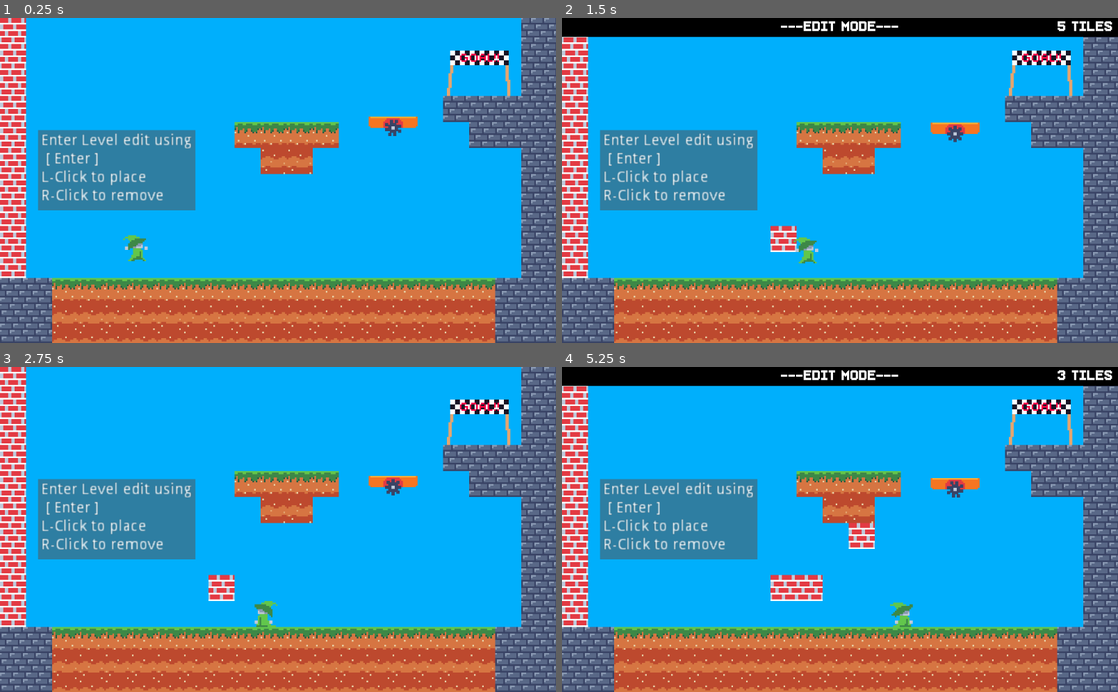
Above: before the commit, frames 1-4 (two rows, left to right).
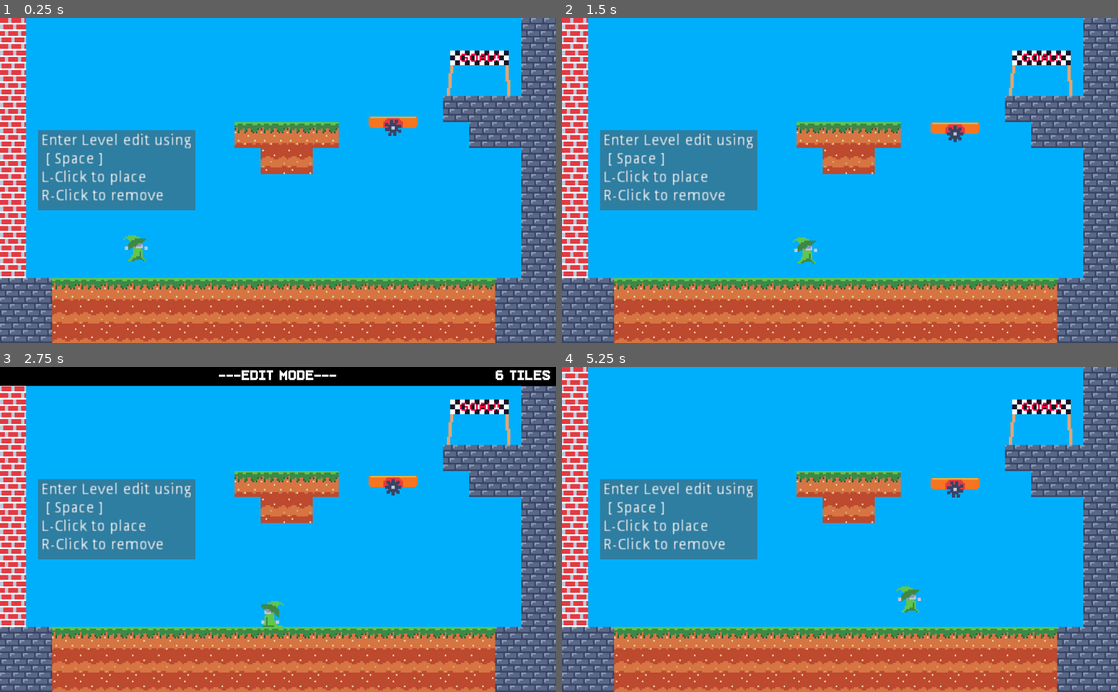
Above: after the commit, the same moments.

Repository: error-27/gmtk2023
Game: Godot game, scene res://scenes/level/LevelPack/Demo2.tscn
Same seed, same stepped clock (60 frames per second), same inputs: the game is played once before the commit and once after it. This scene is started directly instead of the project's main scene.
Inputs (mouse positions are in pixels of both pictures, inside the frame that each line leads up to):
- Up to frame 1 (0.25 s): no input
- Up to frame 2 (1.5 s): tap Enter (ui_accept) at 0.5, 0.6, 1.25 s; move the mouse to (956, 128) at 0.52 s; hold D (Right) from 0.53 s (still down); click (956, 128) at 0.67 s; tap W (Jump) at 0.77 s; tap Space (EditMode, bound only after the commit) at 0.8, 1.35 s; move the mouse to (778, 245) at 1.27 s; click (778, 245) at 1.42 s
- Up to frame 3 (2.75 s): tap W (Jump) at 1.52 s; tap Enter (ui_accept) at 1.55, 2, 2.1 s; move the mouse to (333, 458) at 2.02 s; release D (Right) at 2.03 s; hold Left (Left) from 2.03 s (still down); tap Space (EditMode, bound only after the commit) at 2.3 s
- Up to frame 4 (5.25 s): tap Enter (ui_accept) at 2.75, 3.05, 3.5, 3.6, 4.25, 4.55, 5.1 s; move the mouse to (812, 594) at 2.77 s; release Left (Left) at 2.78 s; hold D (Right) 2.78-4.28 s; tap Space (EditMode, bound only after the commit) at 2.85, 3.8, 4.35 s; click (812, 594) at 2.92 s; tap W (Jump) at 3.02, 3.77, 4.52 s; move the mouse to (1006, 578) at 3.52 s; move the mouse to (673, 480) at 4.27 s; hold Left (Left) 4.28-5.03 s; move the mouse to (867, 529) at 5.02 s; hold D (Right) from 5.03 s (still down); click (867, 529) at 5.17 s

The runs differ from the first frame. In frame 1, 0.1% of the frame differs, in the area x 9-19%, y 41-46%; in frame 2, 6.6%; in frame 3, 6.8%; in frame 4, 7.7%, in the area x 0-100%, y 0-81%.

Commit message:
Adjustments

Diff:
--- a/project.godot
+++ b/project.godot
@@ -56,6 +56,11 @@
 "events": [ Object(InputEventKey,"resource_local_to_scene":false,"resource_name":"","device":0,"alt":false,"shift":false,"control":false,"meta":false,"command":false,"pressed":false,"scancode":16777217,"physical_scancode":0,"unicode":0,"echo":false,"script":null)
  ]
 }
+EditMode={
+"deadzone": 0.5,
+"events": [ Object(InputEventKey,"resource_local_to_scene":false,"resource_name":"","device":0,"alt":false,"shift":false,"control":false,"meta":false,"command":false,"pressed":false,"scancode":32,"physical_scancode":0,"unicode":0,"echo":false,"script":null)
+ ]
+}
 
 [physics]
 
--- a/scenes/level/Demo1.tscn
+++ b/scenes/level/Demo1.tscn
@@ -39,6 +39,7 @@
 subject_path = NodePath("../Player")
 
 [node name="LevelEdit" parent="." instance=ExtResource( 6 )]
+tiles = 0
 
 [node name="Player" parent="." instance=ExtResource( 5 )]
 position = Vector2( 251, 410 )
--- a/scenes/level/LevelPack/Demo2.tscn
+++ b/scenes/level/LevelPack/Demo2.tscn
@@ -45,7 +45,7 @@
 margin_bottom = 304.0
 rect_scale = Vector2( 2, 2 )
 text = "Enter Level edit using
- [ Enter ]
+ [ Space ]
 L-Click to place
 R-Click to remove "
 
--- a/scripts/level/LevelEdit.gd
+++ b/scripts/level/LevelEdit.gd
@@ -24,6 +24,6 @@
 				tiles += 1
 				$CanvasLayer/TileLabel.text = str(tiles) + " tiles"
 
-	if Input.is_action_just_pressed("ui_accept"):
+	if Input.is_action_just_pressed("EditMode"):
 		edit_mode = not edit_mode
 		$CanvasLayer.visible = edit_mode
